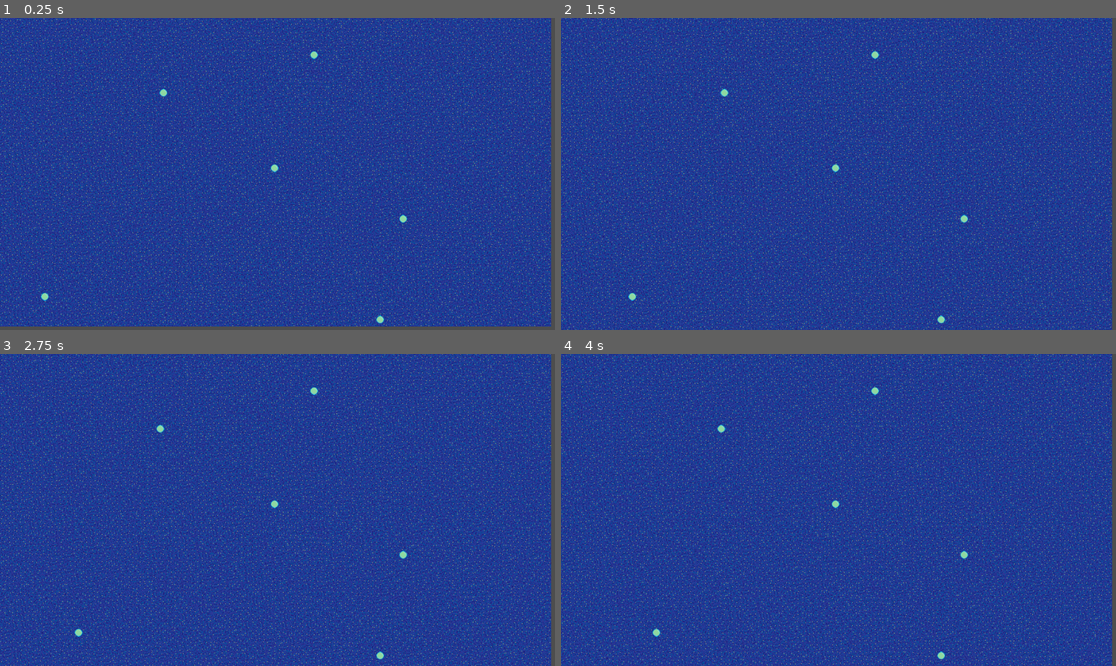
Above: before the commit, frames 1-4 (two rows, left to right).
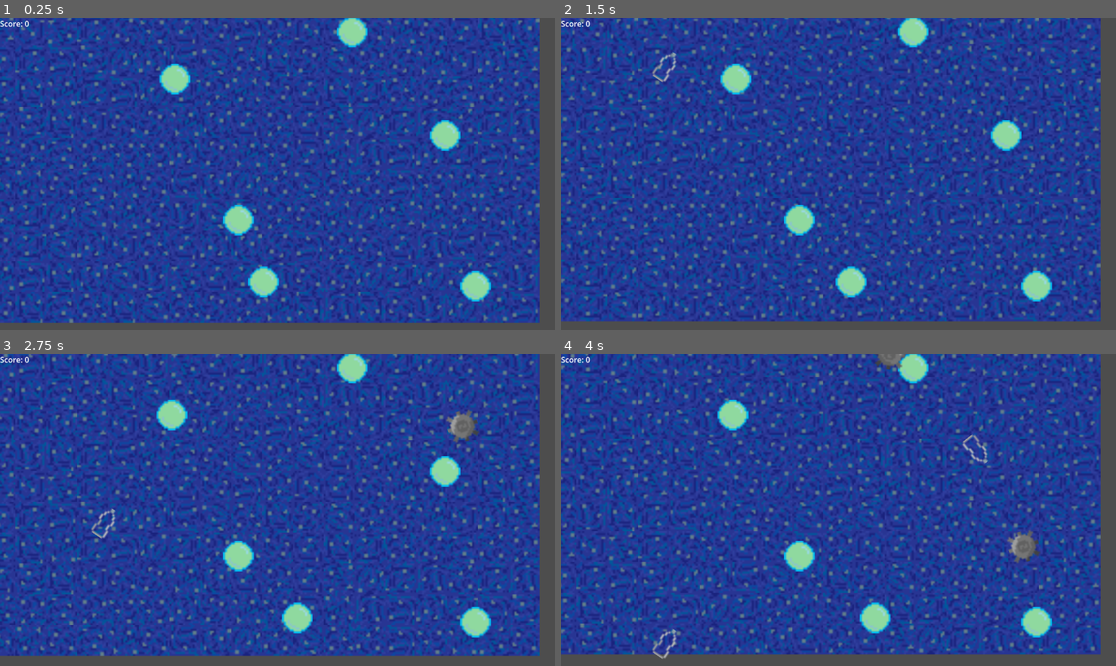
Above: after the commit, the same moments.

Repository: jschavey/bubble-ggj2025
Game: Godot game, scene res://main.tscn
Two runs of this game, one before a commit and one after it. Both use one fixed random seed, a clock stepped at 60 frames per second and the inputs below.
Inputs:
- Up to frame 1 (0.25 s): no input
- Up to frame 2 (1.5 s): hold C (move_right_3) 0.53-1.28 s; tap Q (move_left_2) at 0.6 s; hold Z (move_left_3) from 1.28 s (still down); tap E (move_right_2) at 1.35 s
- Up to frame 3 (2.75 s): release Z (move_left_3) at 2.03 s; hold C (move_right_3) from 2.03 s (still down); tap Q (move_left_2) at 2.1 s
- Up to frame 4 (4 s): tap E (move_right_2) at 2.85 s; release C (move_right_3) at 3.53 s; hold Z (move_left_3) from 3.53 s (still down); tap Q (move_left_2) at 3.6 s

The runs differ from the first frame. In frame 1, 32% of the frame differs, in the area x 0-100%, y 0-99%; in frame 2, 34%; in frame 3, 34%; in frame 4, 34%, in the area x 0-100%, y 0-100%.

Commit message:
collision works

Diff:
--- a/background.gd
+++ b/background.gd
@@ -1,7 +1,7 @@
 extends Node2D
 
 @export var textures: Array[Texture2D]
-@export var tile_size: Vector2 = Vector2(64, 64)
+@export var tile_size: Vector2 = Vector2(128, 128)  # Adjust the tile size to make them bigger
 @export var speed: float = 100.0
 
 var tiles = []
@@ -24,8 +24,8 @@
 			var tile = Sprite2D.new()
 			tile.texture = textures[randi() % textures.size()]
 			tile.position = Vector2(col * tile_size.x, row * tile_size.y)
-			# Apply random rotation (0, 90, 180, or 270 degrees)
-			tile.rotation_degrees = randi() % 4 * 90
+			tile.scale = tile_size / tile.texture.get_size()  # Scale the texture to the desired tile size
+			tile.rotation_degrees = randi() % 4 * 90  # Apply random rotation (0, 90, 180, or 270 degrees)
 			add_child(tile)
 			tile_row.append(tile)
 		tiles.append(tile_row)
--- a/background.tscn
+++ b/background.tscn
@@ -13,4 +13,4 @@
 [node name="Node2D" type="Node2D"]
 script = ExtResource("1_xuwvo")
 textures = Array[Texture2D]([ExtResource("2_f1udo"), ExtResource("3_hxtjq"), ExtResource("4_qpvd1"), ExtResource("5_retlp"), ExtResource("6_vd5uh"), ExtResource("7_mhnux"), ExtResource("8_qncf2"), ExtResource("9_pecxs")])
-tile_size = Vector2(16, 16)
+tile_size = Vector2(64, 64)
--- a/bubble.gd
+++ b/bubble.gd
@@ -1,19 +1,69 @@
-extends Node2D
+extends Area2D
 
-var move_left_key: String
-var move_right_key: String
+@export var move_left_key: String
+@export var move_right_key: String
+@export var bubble_size: Vector2 = Vector2(64, 64)  # Adjust the bubble size
+
 var spawn_region: Rect2
+var score: int = 0
+var alive: bool = true
+
+@onready var sprite = get_node("../Sprite2D")  # Access the sibling Sprite2D node
+@onready var collision_shape = $CollisionShape2D  # Access the CollisionShape2D node
 
 func _ready():
 	randomize_position()
+	scale_bubble()
+	set_process(true)  # Ensure _process is enabled
+	connect("area_entered", Callable(self, "_on_Bubble_area_entered"))  # Connect the area_entered signal
 
 func _process(delta: float) -> void:
-	if Input.is_action_pressed(move_left_key):
-		position.x -= 100 * delta
-	elif Input.is_action_pressed(move_right_key):
-		position.x += 100 * delta
+	if Input.is_action_pressed(move_left_key) and alive:
+		global_position.x -= 100 * delta
+	elif Input.is_action_pressed(move_right_key) and alive:
+		global_position.x += 100 * delta
+	sprite.global_position = global_position  # Ensure the sprite moves with the Area2D
+	collision_shape.global_position = global_position  # Ensure the collision shape moves with the Area2D
+	if alive:
+		score += delta  # Update score continuously while bubble is alive
+
+	# Manual collision detection (for comparison)
+	var colliding_areas = get_overlapping_areas()
+	for area in colliding_areas:
+		print("Manual collision detected with: ", area.name)
+		if area.get_parent() and area.get_parent().name.begins_with("Obstacle"):
+			print("Manual collision with Obstacle")
+			alive = false
+			sprite.visible = false  # Hide the sprite immediately
+			queue_free()
+
+func _on_Bubble_area_entered(area: Node):
+	print("Collision detected with: ", area.name)  # Log the collision
+	if area is Area2D:
+		print("Collided with Area2D node")
+		if area.get_parent():
+			print("Parent name: ", area.get_parent().name)  # Log the parent name
+			if area.get_parent().name.begins_with("Obstacle"):
+				print("Collided with Obstacle")
+				alive = false
+				sprite.visible = false  # Hide the sprite immediately
+				queue_free()  # Remove the bubble upon collision
 
 func randomize_position():
 	var x = randf_range(spawn_region.position.x, spawn_region.position.x + spawn_region.size.x)
 	var y = randf_range(spawn_region.position.y, spawn_region.position.y + spawn_region.size.y)
-	position = Vector2(x, y)
+	global_position = Vector2(x, y)  # Set the global position directly
+	sprite.global_position = global_position  # Ensure the sprite moves with the Area2D
+	collision_shape.global_position = global_position  # Ensure the collision shape moves with the Area2D
+
+func scale_bubble():
+	sprite.scale = bubble_size / sprite.texture.get_size()
+	update_collision_shape()
+
+func update_collision_shape():
+	var shape = CircleShape2D.new()  # Initialize as CircleShape2D
+	shape.radius = (sprite.texture.get_size().x * sprite.scale.x) / 2  # Adjust the radius based on the texture
+	collision_shape.shape = shape  # Assign the shape to the collision_shape
+
+func get_score() -> int:
+	return score
--- a/bubble.tscn
+++ b/bubble.tscn
@@ -1,10 +1,18 @@
-[gd_scene load_steps=3 format=3 uid="uid://oph237aw88u8"]
+[gd_scene load_steps=4 format=3 uid="uid://oph237aw88u8"]
 
 [ext_resource type="Script" path="res://bubble.gd" id="1_m7dlg"]
 [ext_resource type="Texture2D" uid="uid://dgapfqwr0d402" path="res://OilBubble.png" id="2_rwdq3"]
 
+[sub_resource type="CircleShape2D" id="CircleShape2D_pmjmw"]
+radius = 32.0
+
 [node name="Node2D" type="Node2D"]
+
+[node name="Area2D" type="Area2D" parent="."]
 script = ExtResource("1_m7dlg")
+
+[node name="CollisionShape2D" type="CollisionShape2D" parent="Area2D"]
+shape = SubResource("CircleShape2D_pmjmw")
 
 [node name="Sprite2D" type="Sprite2D" parent="."]
 texture = ExtResource("2_rwdq3")
--- a/main.gd
+++ b/main.gd
@@ -1,8 +1,15 @@
 extends Node2D
 
 @export var num_bubbles: int = 6
+@export var obstacle_spawn_interval: float = 1.0
+@export var obstacle_scene = preload("res://Obstacle.tscn")
 
-@onready var bubble_scene = preload("res://bubble.tscn")
+@onready var bubble_scene = preload("res://Bubble.tscn")
+@onready var score_label = $ScoreLabel  # Access the ScoreLabel node
+
+var obstacle_timer = 0.0
+var bubbles = []
+var total_score = 0
 
 var bubble_keys = [
 	{"move_left_key": "move_left_2", "move_right_key": "move_right_2"},  # Q and E
@@ -26,7 +33,54 @@
 
 	for i in range(min(num_bubbles, 6)):
 		var bubble_instance = bubble_scene.instantiate()
-		bubble_instance.move_left_key = bubble_keys[i]["move_left_key"]
-		bubble_instance.move_right_key = bubble_keys[i]["move_right_key"]
-		bubble_instance.spawn_region = regions[i]
+		var area2d_instance = bubble_instance.get_child(0)  # Assuming the first child is the Area2D node
+		area2d_instance.move_left_key = bubble_keys[i]["move_left_key"]
+		area2d_instance.move_right_key = bubble_keys[i]["move_right_key"]
+		area2d_instance.spawn_region = regions[i]
 		add_child(bubble_instance)
+		bubbles.append(area2d_instance)
+		area2d_instance.connect("area_entered", Callable(self, "_on_Bubble_area_entered"))
+
+	update_score_label()  # Initial score display
+
+func _process(delta: float):
+	obstacle_timer += delta
+	if obstacle_timer >= obstacle_spawn_interval:
+		spawn_obstacle()
+		obstacle_timer = 0.0
+
+	# Continuously update the score from all alive bubbles
+	#total_score = 0
+	for bubble in bubbles:
+		if is_instance_valid(bubble) and bubble.alive:
+			total_score += bubble.get_score()
+	update_score_label()  # Update the score display
+
+	# Check for game over condition
+	if bubbles.is_empty():
+		game_over()
+
+func spawn_obstacle():
+	var obstacle_instance = obstacle_scene.instantiate()
+	var screen_size = get_viewport().size
+	obstacle_instance.position = Vector2(randf_range(0, screen_size.x), 0)
+	add_child(obstacle_instance)
+	obstacle_instance.name = "Obstacle"  # Explicitly set the name after adding to the scene
+	print("Spawned obstacle at: ", obstacle_instance.position, " with name: ", obstacle_instance.name)  # Log obstacle spawn position
+
+func _on_Bubble_area_entered(area: Area2D):
+	print("Collision detected with: ", area.name)  # Log the collision
+	if area.get_parent().name == "Obstacle":
+		print("Collided with Obstacle")
+		area.queue_free()
+		bubbles.erase(area)
+		if bubbles.is_empty():
+			game_over()
+
+func update_score_label():
+	score_label.text = "Score: " + str(total_score)  # Update the score label text
+
+func game_over():
+	print("Game Over! Final Score: ", total_score)
+	score_label.text += "\nGame Over!"  # Display game over message
+	set_process(false)  # Stop processing in the main script
--- a/main.tscn
+++ b/main.tscn
@@ -7,3 +7,7 @@
 script = ExtResource("1_gkemp")
 
 [node name="Node2D" parent="." instance=ExtResource("2_7o42b")]
+
+[node name="ScoreLabel" type="Label" parent="."]
+offset_right = 40.0
+offset_bottom = 23.0
--- /dev/null
+++ b/obstacle.gd
@@ -0,0 +1,37 @@
+extends Area2D
+
+@export var obstacle_textures: Array[Texture2D]
+@export var obstacle_size: Vector2 = Vector2(64, 64)  # Adjust the obstacle size
+@export var speed: float = 200.0
+
+@onready var sprite = get_node("../Sprite2D")  # Access the sibling Sprite2D node
+@onready var collision_shape = $CollisionShape2D  # Access the CollisionShape2D node
+
+func _ready():
+	randomize_appearance()
+	scale_obstacle()
+	set_process(true)  # Ensure _process is enabled
+
+func _process(delta: float):
+	move_obstacle(delta)
+
+func randomize_appearance():
+	var texture = obstacle_textures[randi() % obstacle_textures.size()]
+	sprite.texture = texture
+	sprite.rotation_degrees = randi() % 360
+	scale_obstacle()
+
+func move_obstacle(delta: float):
+	global_position.y += speed * delta
+	sprite.global_position = global_position  # Ensure the sprite moves with the Area2D
+	collision_shape.position = Vector2.ZERO  # Center the collision shape
+	if global_position.y > get_viewport_rect().size.y:
+		queue_free()
+
+func scale_obstacle():
+	sprite.scale = obstacle_size / sprite.texture.get_size()
+	update_collision_shape()
+
+func update_collision_shape():
+	var shape = collision_shape.shape as RectangleShape2D
+	shape.extents = sprite.texture.get_size() * sprite.scale  # Adjust the size based on the texture
--- /dev/null
+++ b/obstacle.tscn
@@ -0,0 +1,21 @@
+[gd_scene load_steps=8 format=3 uid="uid://bsygyu5mcqig5"]
+
+[ext_resource type="Script" path="res://obstacle.gd" id="1_chjxo"]
+[ext_resource type="Texture2D" uid="uid://dwuliwg2ykr0p" path="res://PlasticBottle.png" id="2_u243q"]
+[ext_resource type="Texture2D" uid="uid://c8h2iexhfhlw1" path="res://Anchor.png" id="3_n1eft"]
+[ext_resource type="Texture2D" uid="uid://ds6dg5adorm2" path="res://Mine.png" id="4_uvjxv"]
+[ext_resource type="Texture2D" uid="uid://oypk0ka1xr1u" path="res://Plastic6PackRing.png" id="5_fkp10"]
+[ext_resource type="Texture2D" uid="uid://bqotpp2x207di" path="res://TrashBag.png" id="6_dmqps"]
+
+[sub_resource type="RectangleShape2D" id="RectangleShape2D_xvgi6"]
+
+[node name="Obstacle" type="Node2D"]
+
+[node name="Sprite2D" type="Sprite2D" parent="."]
+
+[node name="Area2D" type="Area2D" parent="."]
+script = ExtResource("1_chjxo")
+obstacle_textures = Array[Texture2D]([ExtResource("6_dmqps"), ExtResource("2_u243q"), ExtResource("5_fkp10"), ExtResource("4_uvjxv"), ExtResource("3_n1eft")])
+
+[node name="CollisionShape2D" type="CollisionShape2D" parent="Area2D"]
+shape = SubResource("RectangleShape2D_xvgi6")
Binary file added: Anchor.png
Not shown, added: Anchor.png.import
Binary file added: Mine.png
Not shown, added: Mine.png.import
Binary file added: Plastic6PackRing.png
Not shown, added: Plastic6PackRing.png.import
Binary file added: PlasticBottle.png
Not shown, added: PlasticBottle.png.import
Binary file added: TrashBag.png
Not shown, added: TrashBag.png.import
